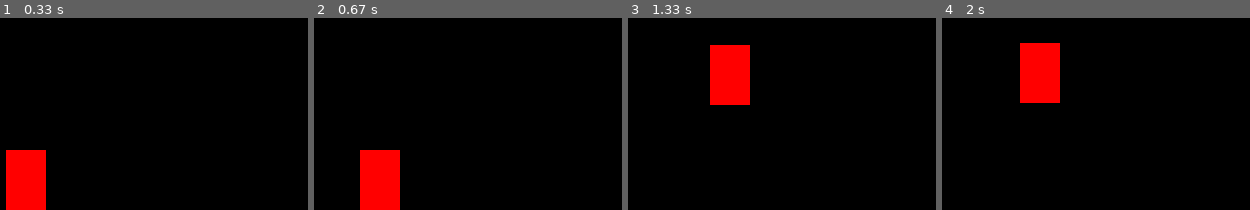
Above: before the commit, frames 1-4 (left to right).
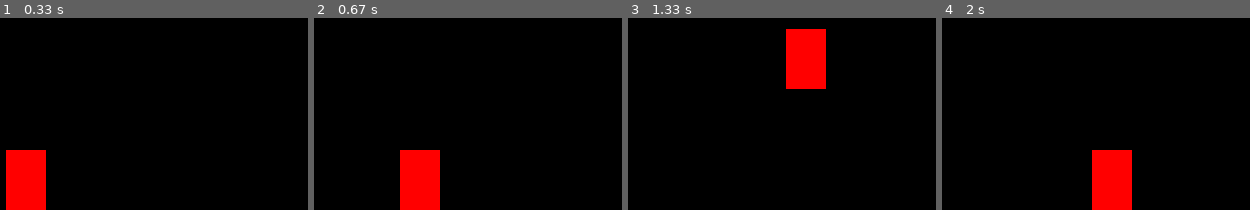
Above: after the commit, the same moments.

Repository: mratanusarkar/Pokemon-Pygame
Game: pygame game, started from Pokemon/main.py
Same seed, same stepped clock (60 frames per second), same inputs: the game is played once before the commit and once after it.
Inputs:
- Up to frame 1 (0.33 s): no input
- Up to frame 2 (0.67 s): hold Right from 0.33 s (still down)
- Up to frame 3 (1.33 s): release Right at 0.8 s; hold Up 0.83-1.13 s; hold Right from 1.17 s (still down)
- Up to frame 4 (2 s): release Right at 1.63 s; hold Left from 1.67 s (still down)

Frame 1 is identical in both runs. In frame 2, 8.1% of the frame differs, in the area x 14-41%, y 68-100%; in frame 3, 8.1%; in frame 4, 8.1%.

Commit message:
added clock and fps logging

Diff:
--- a/Pokemon/main.py
+++ b/Pokemon/main.py
@@ -1,20 +1,22 @@
 # Author: Atanu Sarkar
 # Pokemon (my version)
 # v0.0.0
-# 05-May-2020, 11:00 PM (IST)
+# 08-May-2020, 11:00 PM (IST)
 
 import pygame
 
 # game constants
 WIDTH = 800
 HEIGHT = 600
+FPS = 120
 
 # global variables
 running = True
 gravity = 0.098
 
-# initialize pygame
+# initialize pygame & clock
 pygame.init()
+clock = pygame.time.Clock()
 
 # Input key states (keyboard)
 LEFT_ARROW_KEY_PRESSED = 0
@@ -46,6 +48,7 @@
 inAir = False
 
 
+# Keyboard Input + Logging
 def key_logger(key_event):
     global LEFT_ARROW_KEY_PRESSED
     global RIGHT_ARROW_KEY_PRESSED
@@ -201,5 +204,11 @@
     # create frame by placing objects on the surface
     pygame.draw.rect(window, (255, 0, 0), (player_x, player_y, player_width, player_height))
 
+    # log fps
+    print("FPS:", str(int(clock.get_fps())))
+
     # render the display
     pygame.display.update()
+
+    # clock tick
+    clock.tick(FPS)
